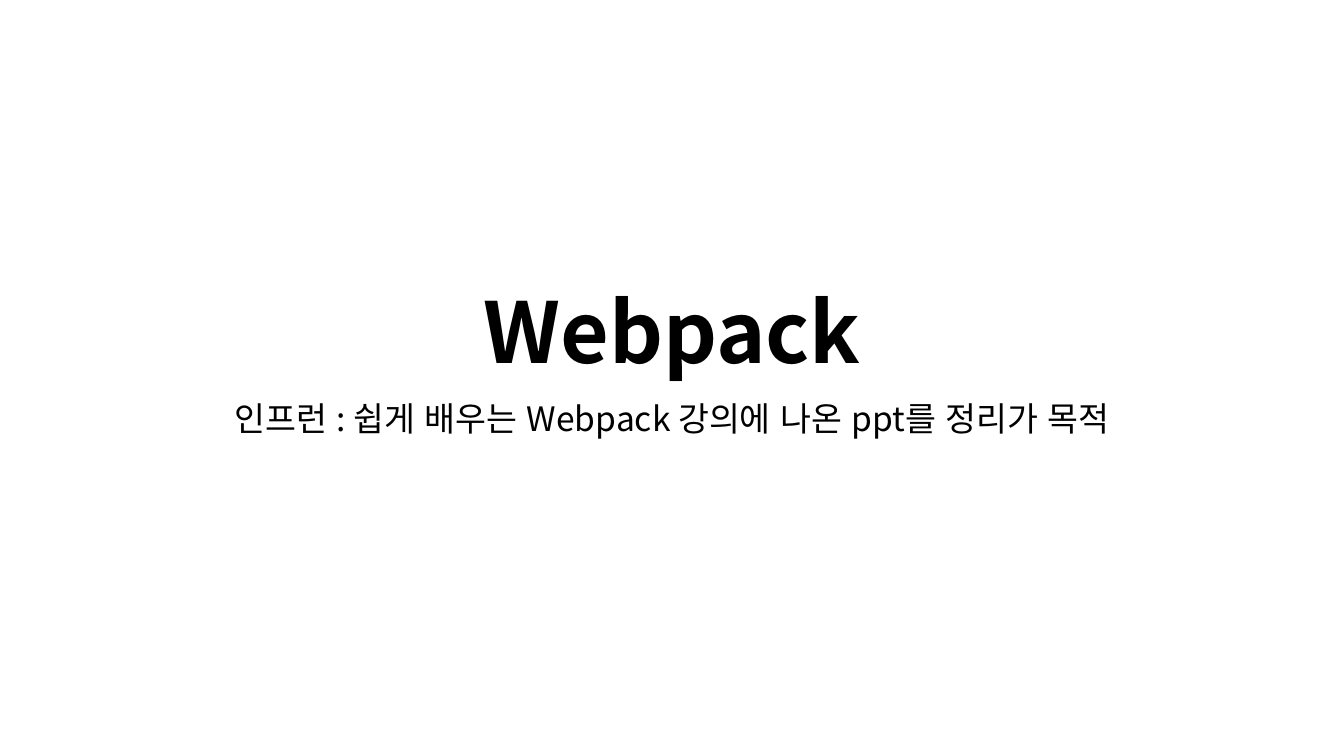
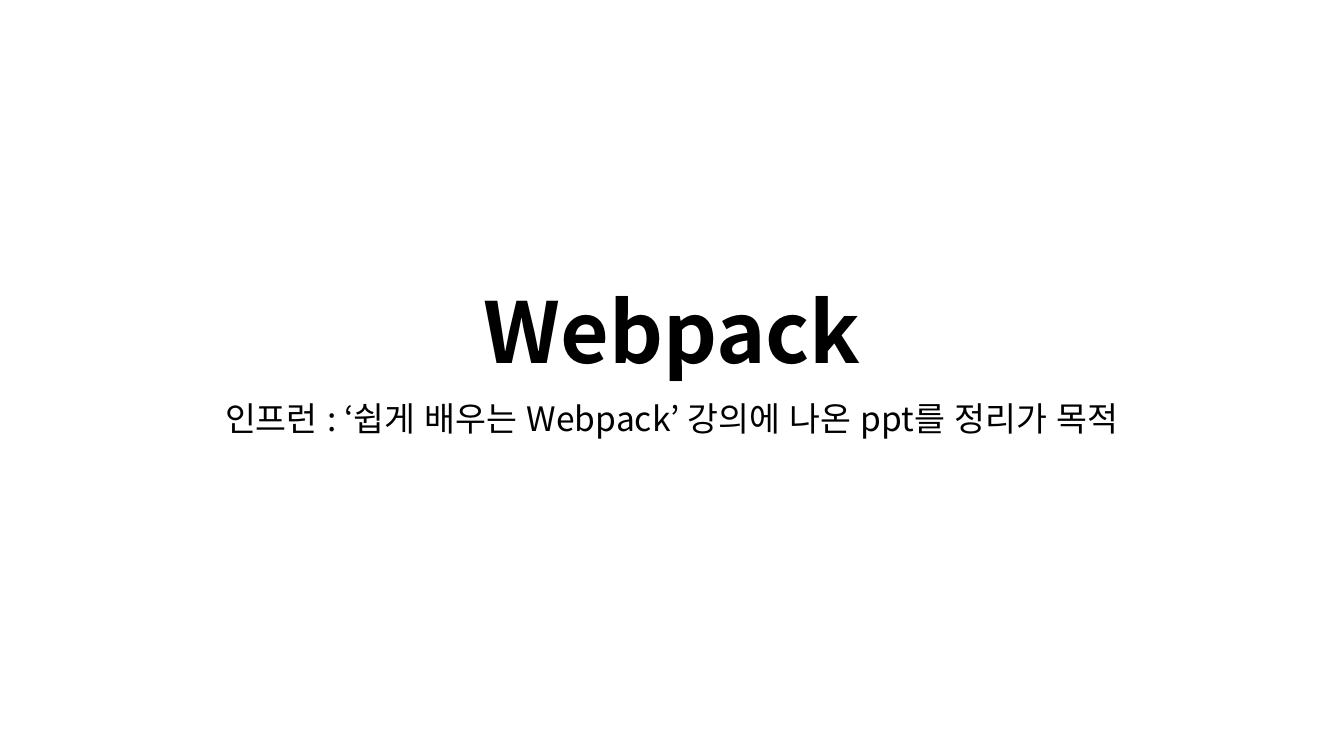
Before and after one commit to n4oah-study/webpack, a slide deck: slide 1 of document/webpack.pptx. Drawn at 1344x756 pixels with LibreOffice and Linux fonts; fonts in the diff are those of the drawing. Boxes give left, top, right and bottom in pixels: in the first picture for what was removed or moved away, otherwise in the second. Text is boxed around its words. In the diff, an @@ line names an element or a change of style, - is before the commit and + after.

Commit message:
webpack pptx 수정

```diff
--- a/document/webpack.pptx
+++ b/document/webpack.pptx
@@ subtitle at (225,403,1119,439): text changed @@
-인프런 : 쉽게 배우는 Webpack 강의에 나온 ppt를 정리가 목적
+인프런 : ‘쉽게 배우는 Webpack’ 강의에 나온 ppt를 정리가 목적
```
Also in this commit, not shown: 6 other slides changed, 6 slides added, 6 other files.
